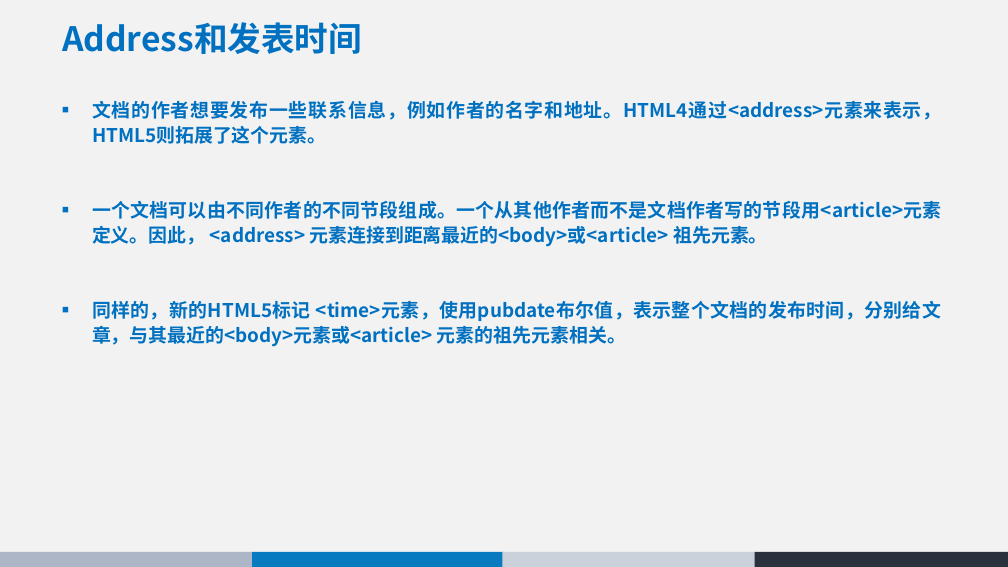
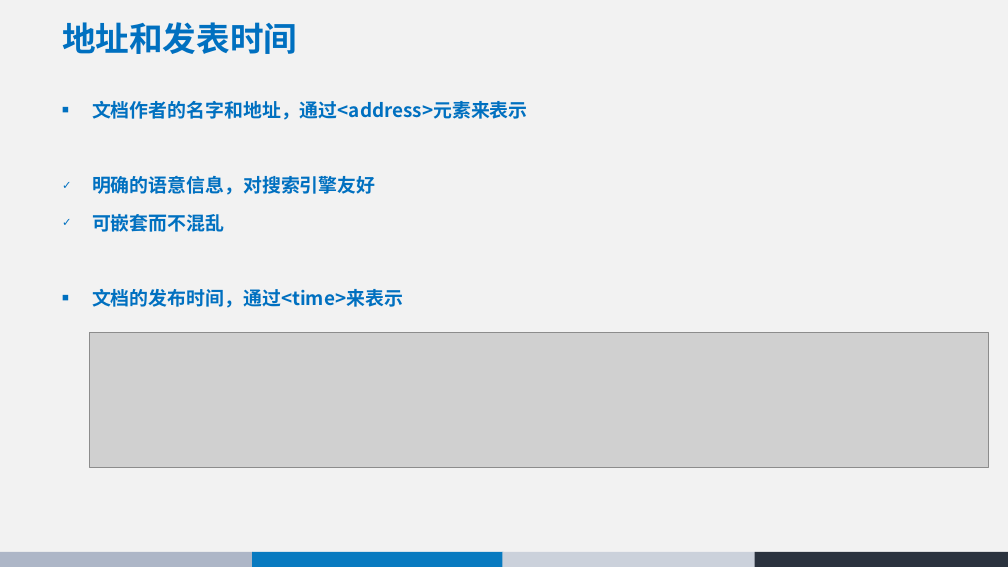
Before and after one commit to chunchill/WEB-Training, a slide deck: slide 39 of 01html5/HTML5 - York.pptx (slide 42 before the commit). Drawn at 1008x567 pixels with LibreOffice and Linux fonts; fonts in the diff are those of the drawing; grey boxes stand for pictures. Boxes give left, top, right and bottom in pixels: in the first picture for what was removed or moved away, otherwise in the second. Text is boxed around its words. In the diff, an @@ line names an element or a change of style, - is before the commit and + after.

```diff
--- a/01html5/HTML5 - York.pptx
+++ b/01html5/HTML5 - York.pptx
@@ title at bbox=[62, 22, 297, 54]: text changed @@
-Address和发表时间
+地址和发表时间
@@ text at bbox=[92, 101, 528, 308]: text changed @@
-■ 文档的作者想要发布一些联系信息，例如作者的名字和地址。HTML4通过<address>元素来表示，HTML5则拓展了这个元素。
-■ 一个文档可以由不同作者的不同节段组成。一个从其他作者而不是文档作者写的节段用<article>元素定义。因此， <address> 元素连接到距离最近的<body>或<article> 祖先元素。
-■ 同样的，新的HTML5标记 <time>元素，使用pubdate布尔值，表示整个文档的发布时间，分别给文章，与其最近的<body>元素或<article> 元素的祖先元素相关。
+■ 文档作者的名字和地址，通过<address>元素来表示
+✓ 明确的语意信息，对搜索引擎友好
+✓ 可嵌套而不混乱
+■ 文档的发布时间，通过<time>来表示
@@ picture added at bbox=[89, 333, 989, 467] @@
```
Also in this commit, not shown: 23 other slides changed, 2 slides added, 9 slides removed.
